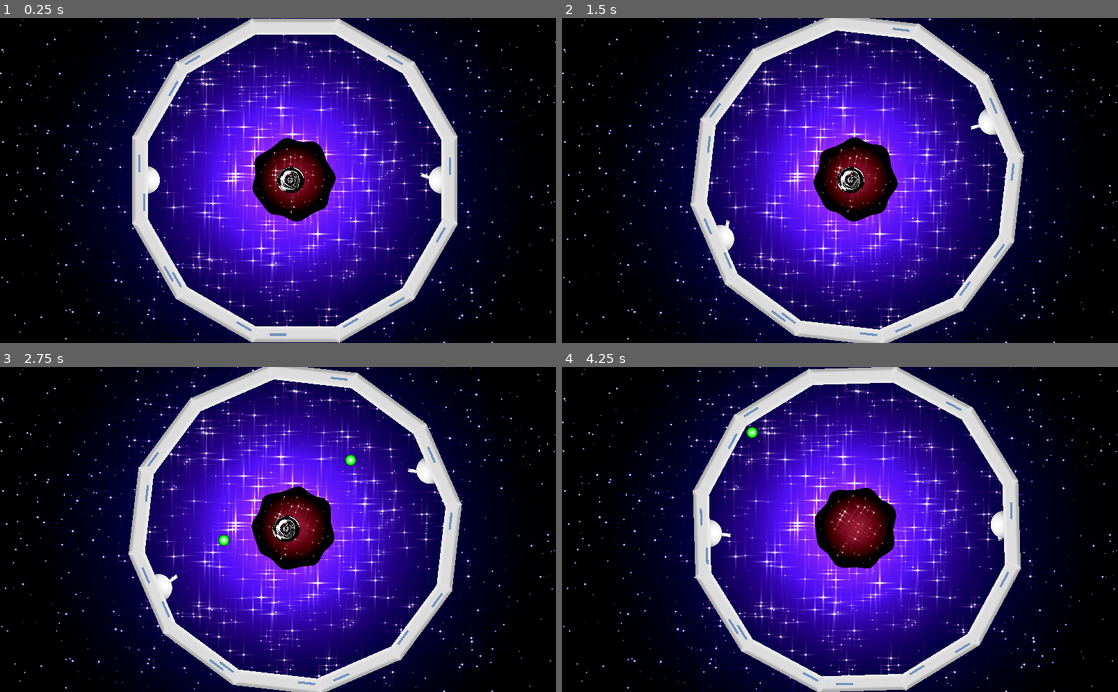
Above: before the commit, frames 1-4 (two rows, left to right).
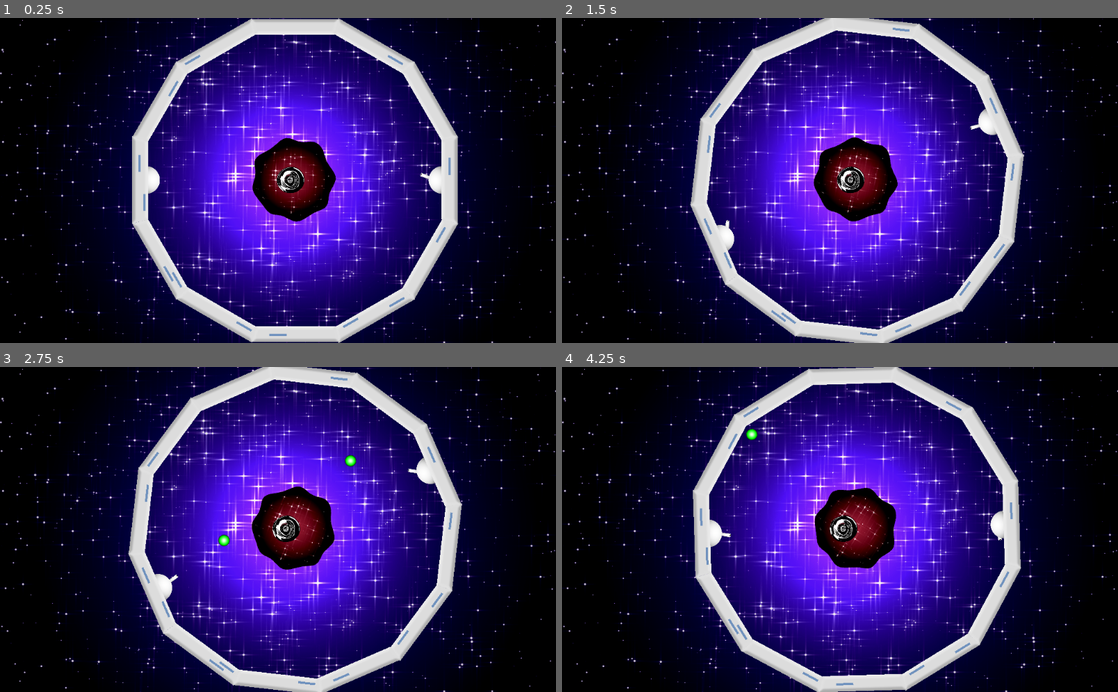
Above: after the commit, the same moments.

Repository: Thotht-Ash/LD-2020
Game: Godot game, scene res://World.tscn
The game is run twice, just before and just after one commit, with the same random seed, the same clock (stepped at 60 frames per second) and the same inputs. Sound files missing from this copy of the repository are replaced by a short silence.
Inputs (mouse positions are in pixels of both pictures, inside the frame that each line leads up to):
- Up to frame 1 (0.25 s): no input
- Up to frame 2 (1.5 s): move the mouse to (962, 164) at 0.52 s; hold D (rotate_clockwise) 0.53-1.28 s; move the mouse to (728, 196) at 1.27 s; tap A (rotate_counter) at 1.35 s
- Up to frame 3 (2.75 s): move the mouse to (333, 458) at 2.02 s; click (333, 458) at 2.1 s
- Up to frame 4 (4.25 s): move the mouse to (812, 594) at 2.77 s; tap D (rotate_clockwise) at 2.85 s; move the mouse to (1006, 578) at 3.52 s; hold A (rotate_counter) from 3.53 s (still down); tap Space (restart, bound only before the commit) at 4.15 s

The runs differ from the first frame. In frame 1, 1.4% of the frame differs, in the area x 0-100%, y 0-100%; in frame 2, 1.4%; in frame 3, 1.4%; in frame 4, 1.7%.

Commit message:
fasdklfjawejj

Diff:
--- a/LoopJam/project.godot
+++ b/LoopJam/project.godot
@@ -19,12 +19,6 @@
 run/main_scene="res://World.tscn"
 config/icon="res://icon.png"
 
-[display]
-
-window/size/borderless=true
-window/stretch/mode="2d"
-window/stretch/aspect="keep"
-
 [input]
 
 rotate_clockwise={
@@ -42,11 +36,6 @@
 "events": [ Object(InputEventMouseButton,"resource_local_to_scene":false,"resource_name":"","device":-1,"alt":false,"sh …(213 unchanged characters)…
  ]
 }
-restart={
-"deadzone": 0.5,
-"events": [ Object(InputEventKey,"resource_local_to_scene":false,"resource_name":"","device":0,"alt":false,"shift":false,"control":false,"meta":false,"command":false,"pressed":false,"scancode":32,"unicode":0,"echo":false,"script":null)
- ]
-}
 
 [rendering]
 
